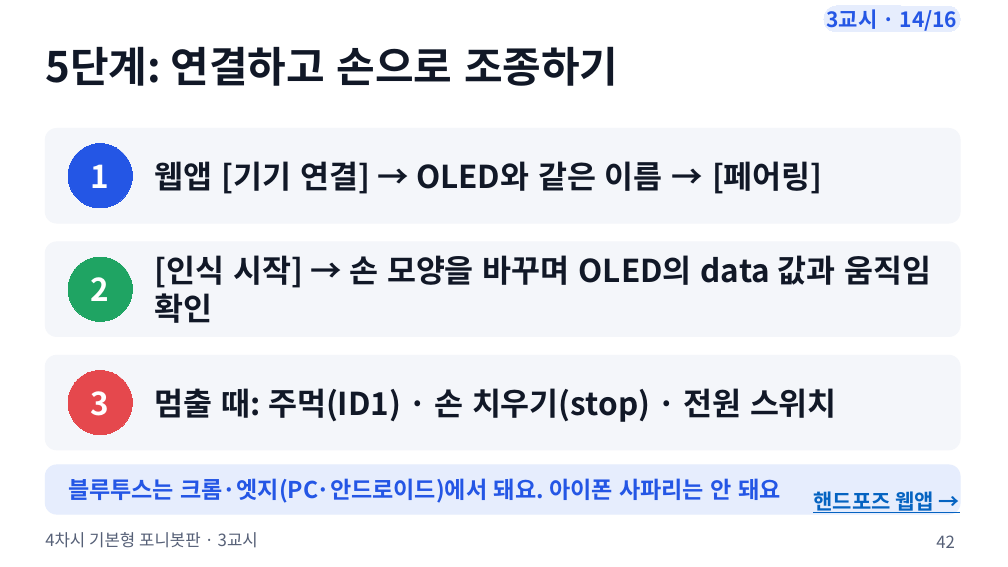
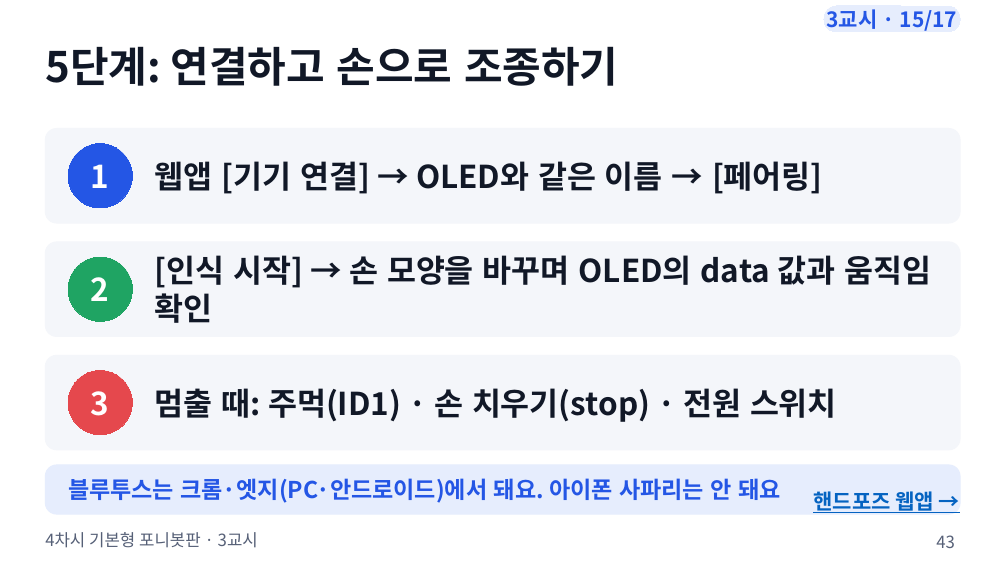
Before and after one commit to boundaryx01-uniquelife/microbit, a slide deck: slide 43 of bridge/ponybot/materials/포니봇_4차시_기본형/ponybot_4차시_수업슬라이드.pptx (slide 42 before the commit). Drawn at 1008x567 pixels with LibreOffice and Linux fonts; fonts in the diff are those of the drawing. Boxes give left, top, right and bottom in pixels: in the first picture for what was removed or moved away, otherwise in the second. Text is boxed around its words. In the diff, an @@ line names an element or a change of style, - is before the commit and + after.

```diff
--- a/bridge/ponybot/materials/포니봇_4차시_기본형/ponybot_4차시_수업슬라이드.pptx
+++ b/bridge/ponybot/materials/포니봇_4차시_기본형/ponybot_4차시_수업슬라이드.pptx
@@ text in rounded rectangle at bbox=[827, 9, 958, 31]: text changed @@
-3교시 · 14/16
+3교시 · 15/17
@@ page number at bbox=[936, 535, 955, 548]: text changed @@
-42
+43
```
Also in this commit, not shown: 14 other slides changed, 1 slide added, 9 other files.
